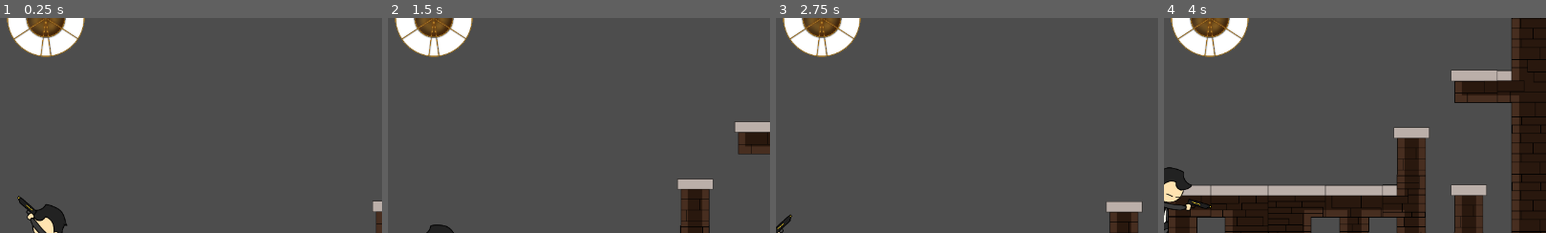
Above: before the commit, frames 1-4 (left to right).
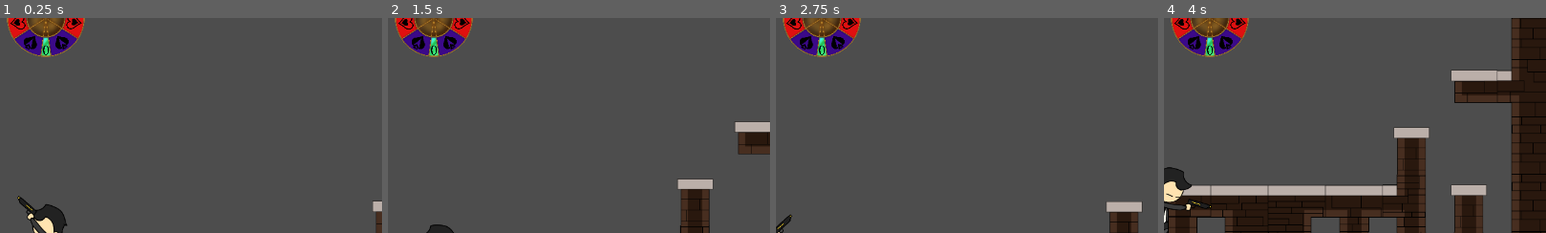
Above: after the commit, the same moments.

Repository: ClipperDev/spinning-game
Game: Godot game, scene res://levels/test_world.tscn
Same seed, same stepped clock (60 frames per second), same inputs: the game is played once before the commit and once after it.
Inputs (mouse positions are % of the whole screen's width and height, from its top left):
- Up to frame 1 (0.25 s): no input
- Up to frame 2 (1.5 s): tap Enter (ui_accept) at 0.5 s; move the mouse to (72, 45) at 0.52 s; press the mouse at (72, 45) at 0.53 s; hold D (right) from 0.53 s (still down); tap Space (jump) at 0.77 s; move the mouse to (30, 55) at 1.27 s; release the mouse at (30, 55) at 1.28 s; tap Q (spin) at 1.35 s
- Up to frame 3 (2.75 s): tap Space (jump) at 1.52 s; move the mouse to (60, 28) at 2.02 s; release D (right) at 2.03 s; press the mouse at (60, 28) at 2.03 s; hold A (left) from 2.03 s (still down)
- Up to frame 4 (4 s): move the mouse to (45, 70) at 2.77 s; release A (left) at 2.78 s; release the mouse at (45, 70) at 2.78 s; hold D (right) from 2.78 s (still down); tap Q (spin) at 2.85 s; tap Space (jump) at 3.02, 3.77 s; move the mouse to (80, 65) at 3.52 s; press the mouse at (80, 65) at 3.53 s
The pictures show only the part of the screen within x 44-94%, y 0-50%; the shares and areas given below are measured in that part.

The runs differ from the first frame. In frame 1, 2.0% of the frame differs, in the area x 2-22%, y 0-18%; in frame 2, 2.0%; in frame 3, 2.0%; in frame 4, 2.0%.

Commit message:
added pngs

Diff:
--- a/ui/wheel.tscn
+++ b/ui/wheel.tscn
@@ -1,7 +1,8 @@
 [gd_scene format=3 uid="uid://dvax3pt1c2alc"]
 
-[ext_resource type="Texture2D" uid="uid://mkafcu8hqq1v" path="res://pngs/jackpot_placeholder_white.png" id="1_fccca"]
-[ext_resource type="Texture2D" uid="uid://r7eo1fttsa17" path="res://pngs/normal_placeholder_white.png" id="2_6rmvm"]
+[ext_resource type="Texture2D" uid="uid://dh2gxjwyvmw5e" path="res://pngs/wheel_segments/jackpot_zero.png" id="1_6rmvm"]
+[ext_resource type="Texture2D" uid="uid://davs1h11fhc3d" path="res://pngs/wheel_segments/spade1.png" id="2_s2jd5"]
+[ext_resource type="Texture2D" uid="uid://wilnel51h6l6" path="res://pngs/wheel_segments/heart1.png" id="3_kma0d"]
 [ext_resource type="Texture2D" uid="uid://bqs4jf1d0vylj" path="res://pngs/wheel.png" id="3_s2jd5"]
 
 [node name="wheel" type="Control" unique_id=1075253300]
@@ -11,41 +12,41 @@
 [node name="JackpotPlaceholder" type="Sprite2D" parent="." unique_id=1901642495]
 position = Vector2(2.2189026, 150.5)
 rotation = 3.1415927
-texture = ExtResource("1_fccca")
+texture = ExtResource("1_6rmvm")
 
 [node name="NormalPlaceholder" type="Sprite2D" parent="." unique_id=1953912930]
 position = Vector2(81.2189, 126.50001)
 rotation = 2.576106
-texture = ExtResource("2_6rmvm")
+texture = ExtResource("2_s2jd5")
 
 [node name="NormalPlaceholder2" type="Sprite2D" parent="." unique_id=1839581966]
 position = Vector2(148.2189, 21.499998)
 rotation = 1.717404
-texture = ExtResource("2_6rmvm")
+texture = ExtResource("3_kma0d")
 
 [node name="NormalPlaceholder3" type="Sprite2D" parent="." unique_id=493972058]
 position = Vector2(112.218895, -98.49999)
 rotation = 0.858702
-texture = ExtResource("2_6rmvm")
+texture = ExtResource("2_s2jd5")
 
 [node name="NormalPlaceholder4" type="Sprite2D" parent="." unique_id=711978604]
 position = Vector2(-0.7810974, -149.5)
-texture = ExtResource("2_6rmvm")
+texture = ExtResource("3_kma0d")
 
 [node name="NormalPlaceholder5" type="Sprite2D" parent="." unique_id=1007251881]
 position = Vector2(-114.7811, -96.49999)
 rotation = -0.858702
-texture = ExtResource("2_6rmvm")
+texture = ExtResource("2_s2jd5")
 
 [node name="NormalPlaceholder6" type="Sprite2D" parent="." unique_id=1731416371]
 position = Vector2(-147.7811, 24.499992)
 rotation = -1.717404
-texture = ExtResource("2_6rmvm")
+texture = ExtResource("3_kma0d")
 
 [node name="NormalPlaceholder7" type="Sprite2D" parent="." unique_id=1714327671]
 position = Vector2(-77.7811, 128.5)
 rotation = -2.576106
-texture = ExtResource("2_6rmvm")
+texture = ExtResource("2_s2jd5")
 
 [node name="slot_1" type="Area2D" parent="." unique_id=800931037]
 visible = false
Binary file added: pngs/wheel_segments/club1.png
Not shown, added: pngs/wheel_segments/club1.png.import
Binary file added: pngs/wheel_segments/diamond1.png
Not shown, added: pngs/wheel_segments/diamond1.png.import
Binary file added: pngs/wheel_segments/heart1.png
Not shown, added: pngs/wheel_segments/heart1.png.import
Binary file added: pngs/wheel_segments/heart2.png
Not shown, added: pngs/wheel_segments/heart2.png.import
Binary file added: pngs/wheel_segments/jackpot_zero.png
Not shown, added: pngs/wheel_segments/jackpot_zero.png.import
Binary file added: pngs/wheel_segments/spade1.png
Not shown, added: pngs/wheel_segments/spade1.png.import
